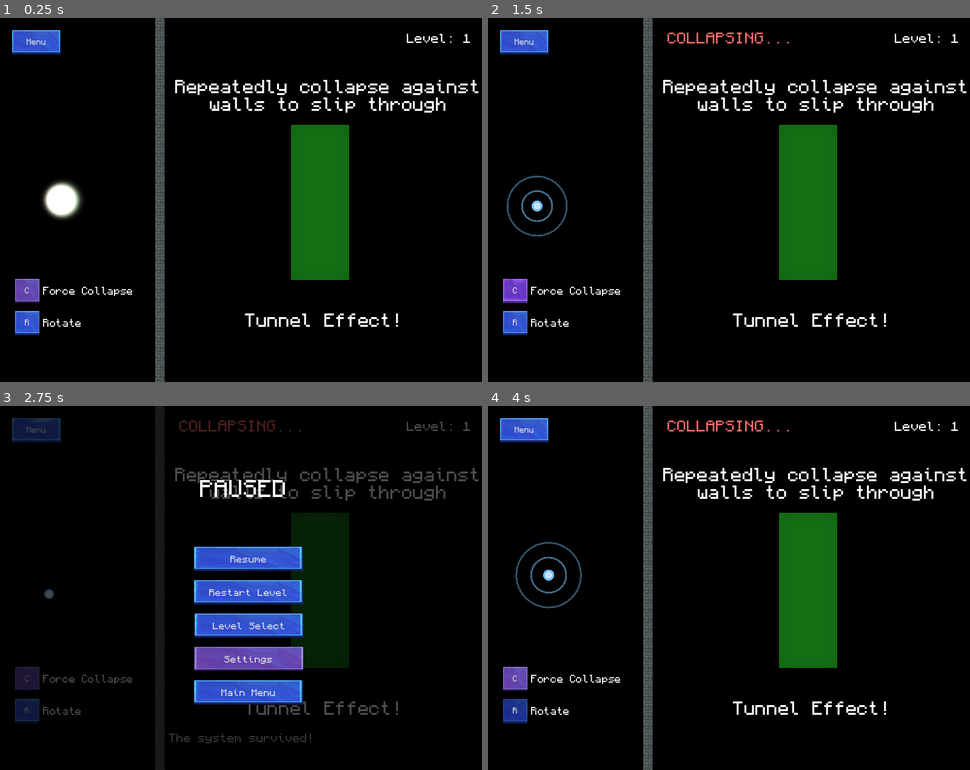
Above: before the commit, frames 1-4 (two rows, left to right).
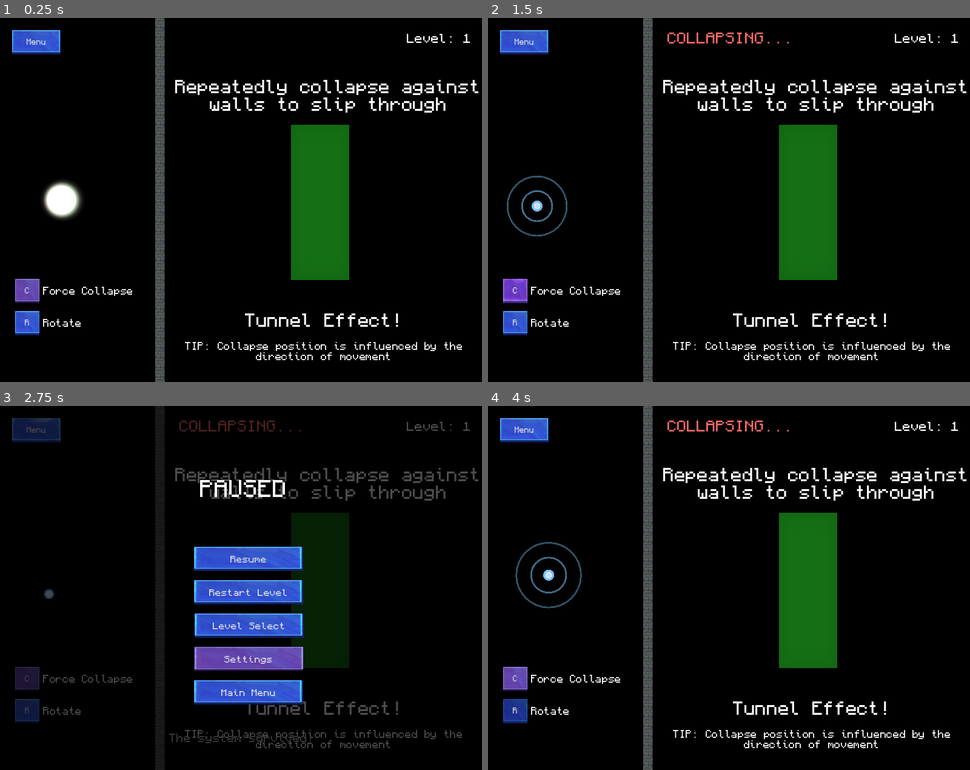
Above: after the commit, the same moments.

Repository: magnoint13/brinqo-2026
Game: Godot game, scene res://levels/Level03.tscn
Two runs of this game, one before a commit and one after it. Both use one fixed random seed, a clock stepped at 60 frames per second and the inputs below. This scene is started directly instead of the project's main scene. Video files are missing from this copy of the repository; at most half a second of black plays in their place. Sound files missing from this copy of the repository are replaced by a short silence.
Inputs:
- Up to frame 1 (0.25 s): no input
- Up to frame 2 (1.5 s): click "R" at 0.5 s; click "C" at 1.25 s
- Up to frame 3 (2.75 s): click "Menu" at 2 s
- Up to frame 4 (4 s): click "Restart Level" at 2.75 s; hold D from 3.53 s (still down); hold R from 3.53 s (still down); tap Space at 3.77 s

The runs differ from the first frame. In frame 1, 0.6% of the frame differs, in the area x 38-96%, y 89-94%; in frame 2, 0.6%; in frame 3, 0.5%; in frame 4, 0.6%.

Commit message:
anhadido tip en lvl 3

Diff:
--- a/levels/Level03.tscn
+++ b/levels/Level03.tscn
@@ -74,6 +74,18 @@
 tab_size = 9
 horizontal_alignment = 1
 
+[node name="RichTextLabel2" type="RichTextLabel" parent="." unique_id=1695530919]
+offset_left = 273.0
+offset_top = 532.0
+offset_right = 796.0
+offset_bottom = 599.0
+theme_override_fonts/normal_font = ExtResource("9_g5dnp")
+theme_override_font_sizes/normal_font_size = 16
+text = "TUNNEL_TIP"
+scroll_active = false
+tab_size = 9
+horizontal_alignment = 1
+
 [node name="Particles" type="Node2D" parent="." unique_id=399368420]
 script = ExtResource("2_container")
 
--- a/resources/translations/translations.csv
+++ b/resources/translations/translations.csv
@@ -36,3 +36,4 @@
 TUNNEL_EFFECT,Tunnel Effect!,Efecto túnel!,Efecto túnel!
 ENTANGLE_BREAK,Entanglement broke!,¡Entrelazamiento roto!,¡Entrelazamento roto!
 RE_ENTANGLEMENT,RE-ENTANGLEMENT!,¡ENTRELAZAMIENTO!,¡ENTRELAZAMENTO!
+TUNNEL_TIP,TIP: Collapse position is influenced by the direction of movement,CONSEJO: Posición del colapso es influenciada por dirección de movimiento, CONSELLO: Posición do colapso está influenciada pola dirección do movemento
Not shown: 1 places in levels/Level03.tscn that only renumber resources
